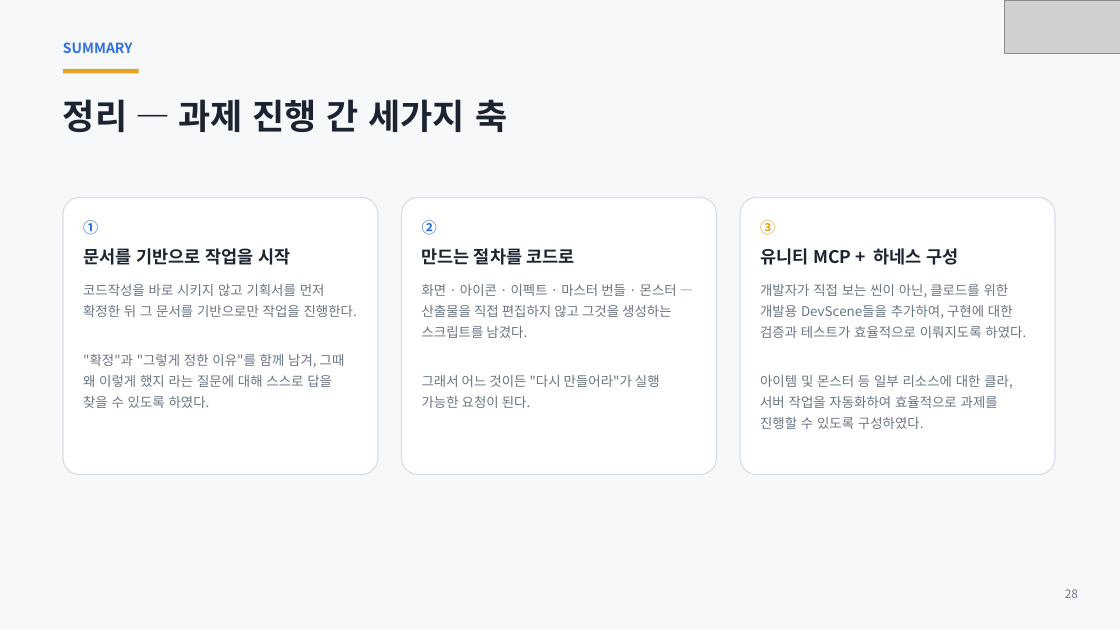
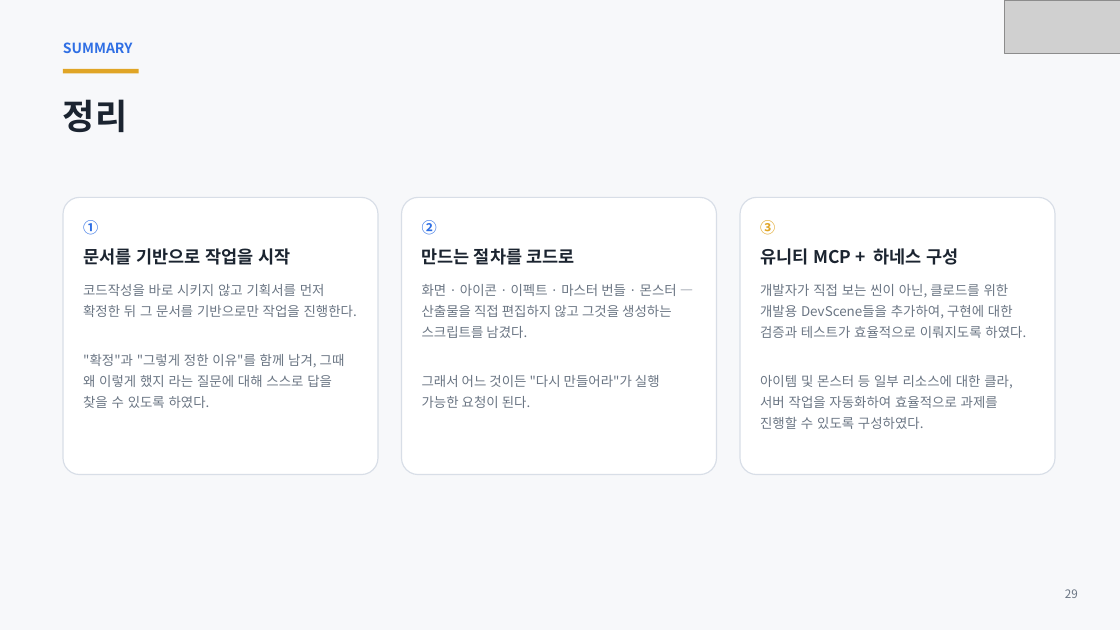
Before and after one commit to ks-wook/com2us-taskbar-hero, a slide deck: slide 28 of docs/com2us-taskbar-hero-발표자료.pptx. Drawn at 1120x630 pixels with LibreOffice and Linux fonts; fonts in the diff are those of the drawing; grey boxes stand for pictures. Boxes give left, top, right and bottom in pixels: in the first picture for what was removed or moved away, otherwise in the second. Text is boxed around its words. In the diff, an @@ line names an element or a change of style, - is before the commit and + after.

```diff
--- a/docs/com2us-taskbar-hero-발표자료.pptx
+++ b/docs/com2us-taskbar-hero-발표자료.pptx
@@ text at [63, 99, 127, 132]: text changed @@
-정리 — 과제 진행 간 세가지 축
+정리
@@ text at [1065, 589, 1078, 598]: text changed @@
-28
+29
```
Also in this commit, not shown: 21 other slides changed, 6 slides added, 6 slides removed.
